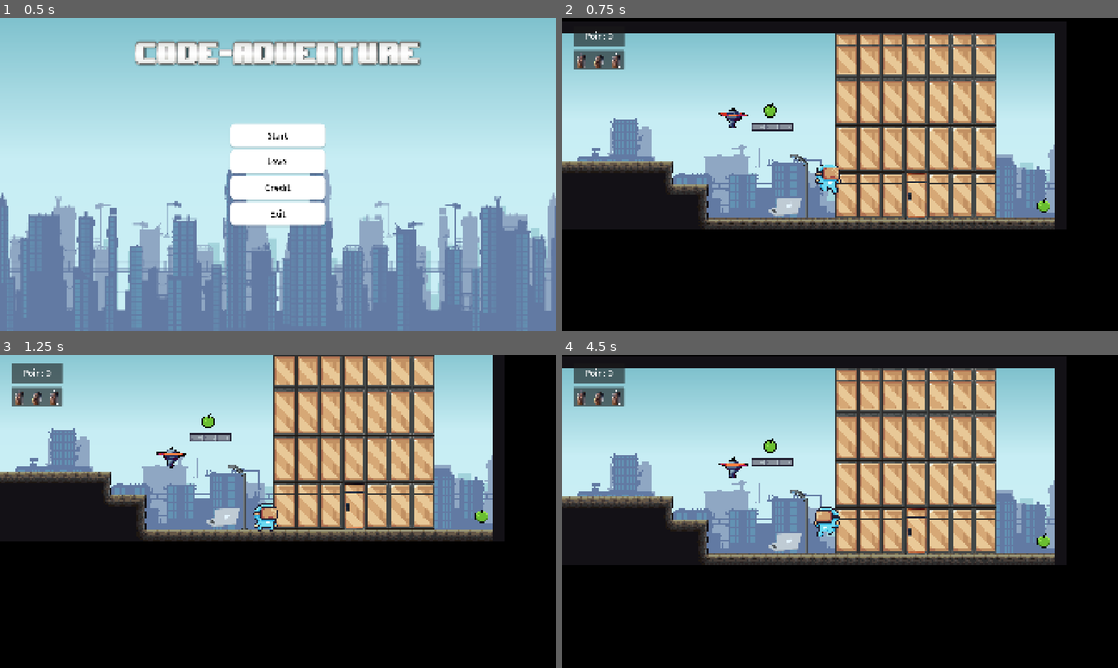
Above: before the commit, frames 1-4 (two rows, left to right).
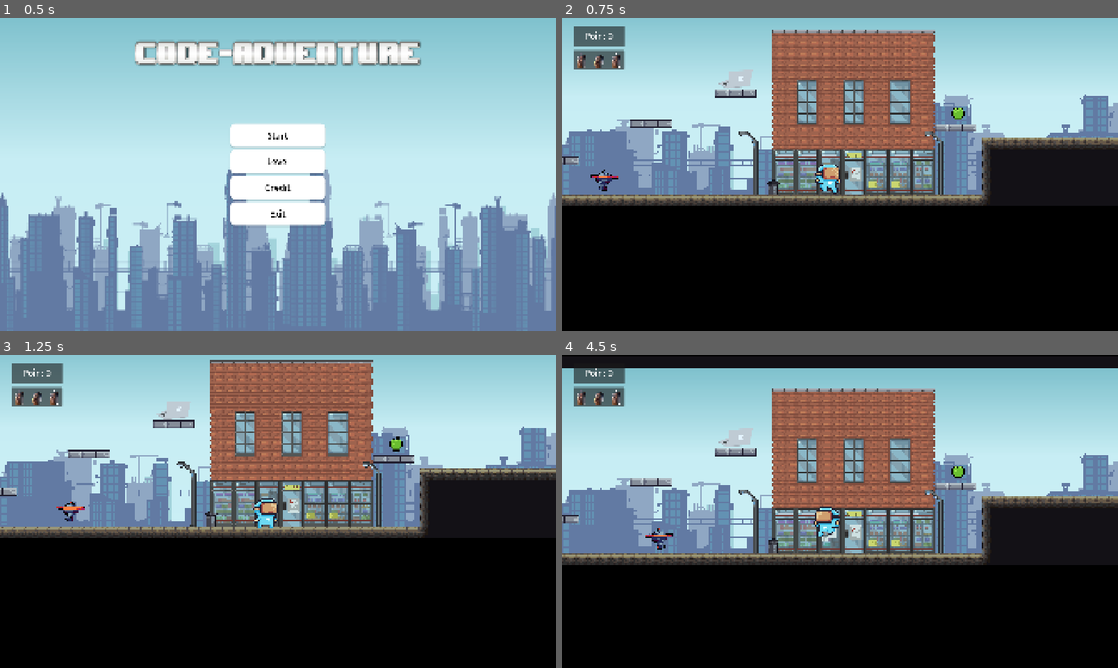
Above: after the commit, the same moments.

Repository: WanaRB/code-adventure
Game: Godot game, scene res://scenes/Tampilan/main_menu.tscn
Same seed, same stepped clock (60 frames per second), same inputs: the game is played once before the commit and once after it. Sound files missing from this copy of the repository are replaced by a short silence.
Inputs:
- Up to frame 1 (0.5 s): no input
- Up to frame 2 (0.75 s): click "Start" at 0.5 s
- Up to frame 3 (1.25 s): no input
- Up to frame 4 (4.5 s): hold E (interact) 1.28-2.03 s; tap D (kanan) at 2.1 s; tap A (kiri) at 2.85 s; tap W (lompat) at 3.6 s; hold E (interact) from 4.28 s (still down)

Frame 1 is identical in both runs. In frame 2, 46% of the frame differs, in the area x 0-100%, y 0-68%; in frame 3, 39%; in frame 4, 39%.

Commit message:
fixing tata letak map

Diff:
--- a/scenes/Tampilan/level_1.tscn
+++ b/scenes/Tampilan/level_1.tscn
@@ -1146,7 +1146,7 @@
 position = Vector2(2464, 5)
 
 [node name="apple2" parent="Item" unique_id=680868859 instance=ExtResource("9_bq8j7")]
-position = Vector2(1192, 608)
+position = Vector2(1520, 360)
 
 [node name="apple3" parent="Item" unique_id=300574820 instance=ExtResource("9_bq8j7")]
 position = Vector2(64, 216)
@@ -1164,7 +1164,7 @@
 [node name="Character" type="Node" parent="." unique_id=386953154]
 
 [node name="jikri" parent="Character" unique_id=2066080324 instance=ExtResource("5_036b0")]
-position = Vector2(2384, -24.000004)
+position = Vector2(760.0001, 55.99999)
 script = ExtResource("6_dwbse")
 metadata/_edit_group_ = true
 
--- a/scenes/Tampilan/level_2.tscn
+++ b/scenes/Tampilan/level_2.tscn
@@ -1093,7 +1093,7 @@
 [node name="Platform" type="Node" parent="Map" unique_id=1670196326]
 
 [node name="Platform1_png" parent="Map/Platform" unique_id=416016548 instance=ExtResource("5_3jjit")]
-position = Vector2(1432, 424.00003)
+position = Vector2(1432, 445)
 scale = Vector2(4, 3.6666667)
 
 [node name="Item" type="Node" parent="." unique_id=162585964]
--- a/scenes/Tampilan/level_3.tscn
+++ b/scenes/Tampilan/level_3.tscn
@@ -1115,13 +1115,13 @@
 position = Vector2(1440, 376)
 
 [node name="Laptop" parent="Item" unique_id=994781868 instance=ExtResource("7_umhir")]
-position = Vector2(3008, 384)
+position = Vector2(2064, 432)
 data_kuis = ExtResource("9_p18bu")
 
 [node name="Character" type="Node" parent="." unique_id=386953154]
 
 [node name="jikri" parent="Character" unique_id=2066080324 instance=ExtResource("10_iareu")]
-position = Vector2(2696, -151.99998)
+position = Vector2(1815.9999, -112)
 script = ExtResource("11_pipf5")
 metadata/_edit_group_ = true
 
